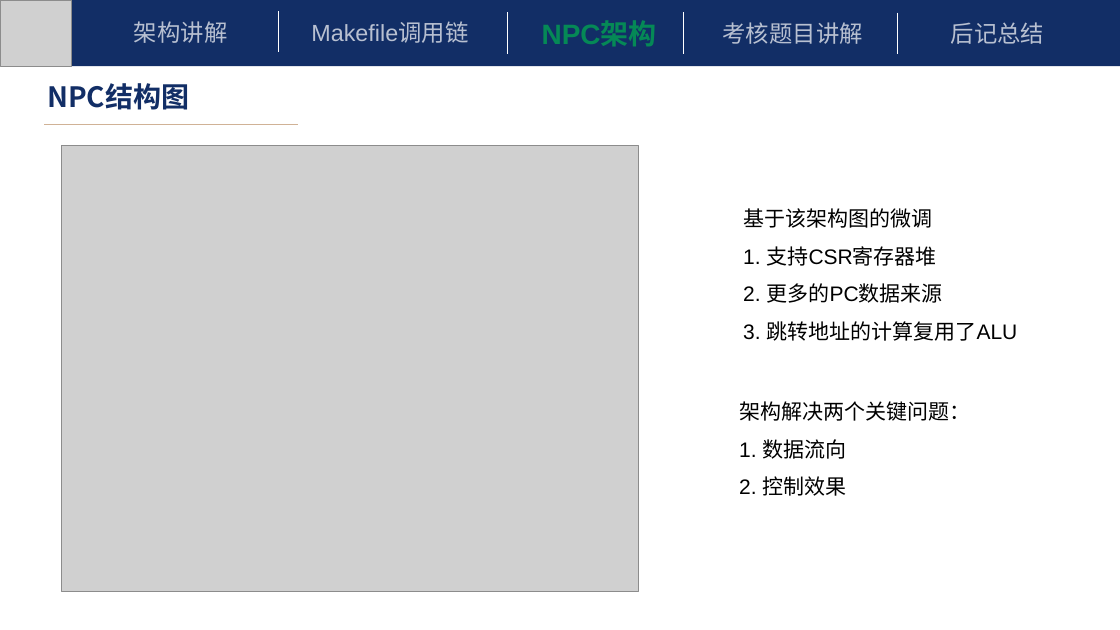
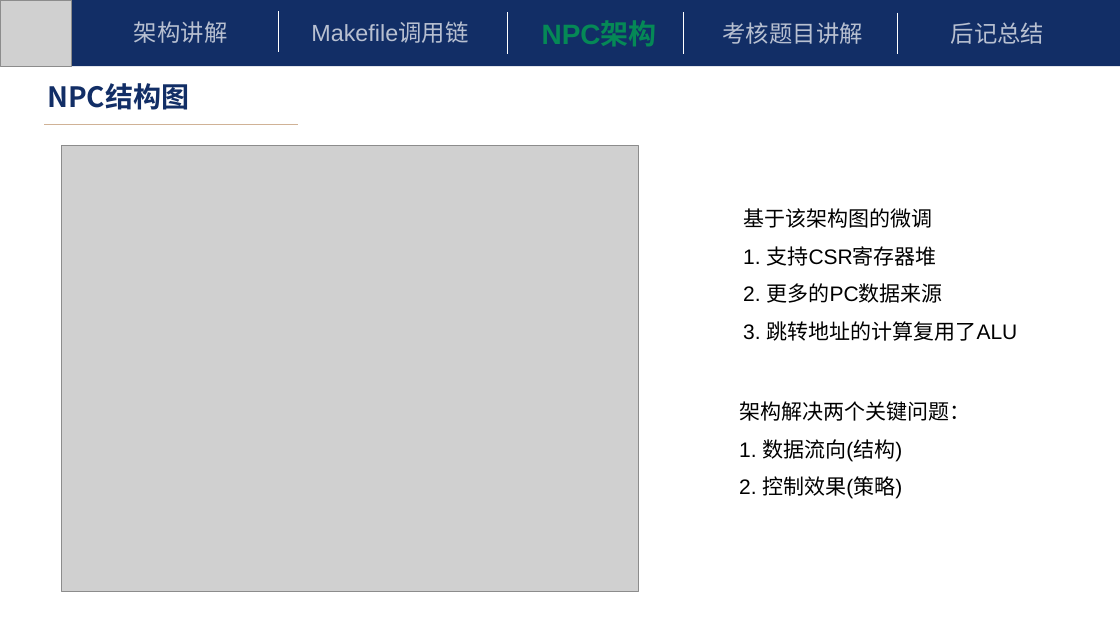
Before and after one commit to beautyseeker/YSYX, a slide deck: slide 16 of Misc/ysyx-C阶段答辩.pptx. Drawn at 1120x630 pixels with LibreOffice and Linux fonts; fonts in the diff are those of the drawing; grey boxes stand for pictures. Boxes give left, top, right and bottom in pixels: in the first picture for what was removed or moved away, otherwise in the second. Text is boxed around its words. In the diff, an @@ line names an element or a change of style, - is before the commit and + after.

```diff
--- a/Misc/ysyx-C阶段答辩.pptx
+++ b/Misc/ysyx-C阶段答辩.pptx
@@ text at bbox=[739, 439, 902, 499]: text changed @@
-1. 数据流向
-2. 控制效果
+1. 数据流向(结构)
+2. 控制效果(策略)
```
Also in this commit, not shown: 8 other slides changed, 3 slides added.
